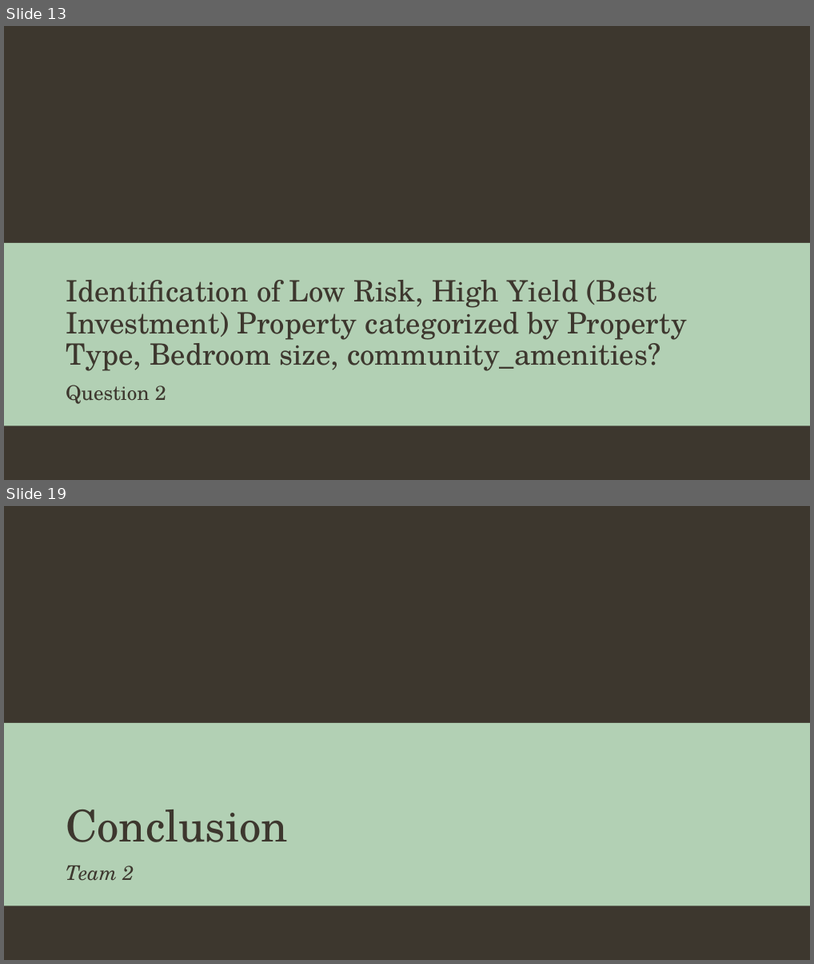
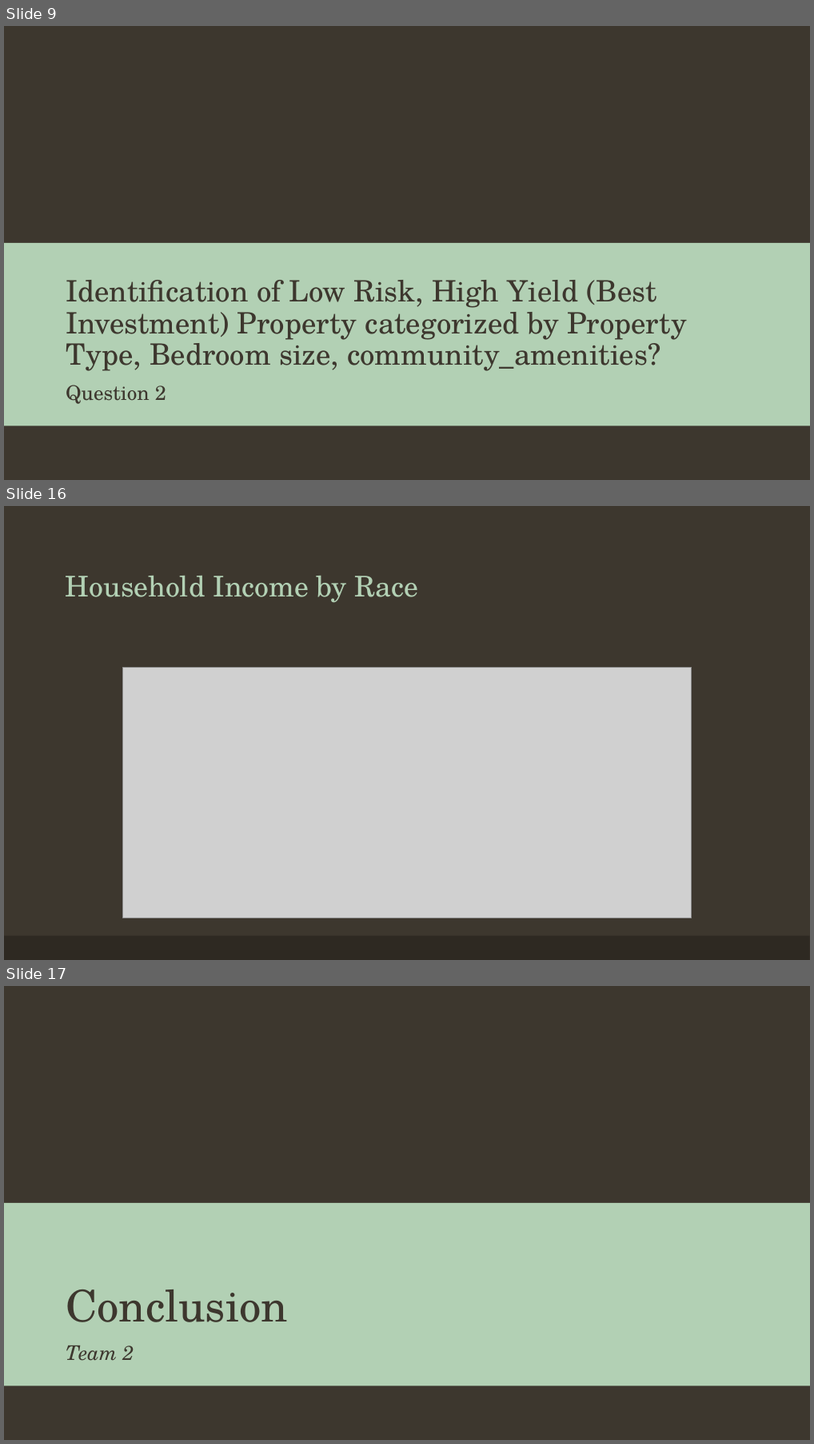
Before and after one commit to ashnikzad/AZ-Real-Estate-Analyisis, a slide deck: Team 2 Presentation.pptx. Shown one above the other, each under a label of ours: slides 13 and 19 before the commit, slides 9, 16 and 17 after it; the slides between them are not shown. The pictures are 814x964 and 814x1444 pixels, drawn with LibreOffice and Linux fonts; fonts in the diff are those of the drawing; grey boxes stand for pictures; background and template pictures are left out. Boxes give left, top, right and bottom in pixels: in the first picture for what was removed or moved away, otherwise in the second. Text is boxed around its words. In the diff, an @@ line names an element or a change of style, - is before the commit and + after.

```diff
--- a/Team 2 Presentation.pptx
+++ b/Team 2 Presentation.pptx
@@ slide 16 added at (4,506,810,960), background #3D372E @@
@@ title added at (66,576,419,603), 34 pt, text #B2D0B4 @@
+Household Income by Race
@@ picture added at (122,668,693,918) @@
@@ rectangle added at (4,936,810,960), fill #2E2923 @@
@@ what was slide 13 is now slide 9 @@
@@ what was slide 19 is now slide 17 @@
```
Also in this commit, not shown: 5 slides changed, 6 other slides added, 12 slides removed.
